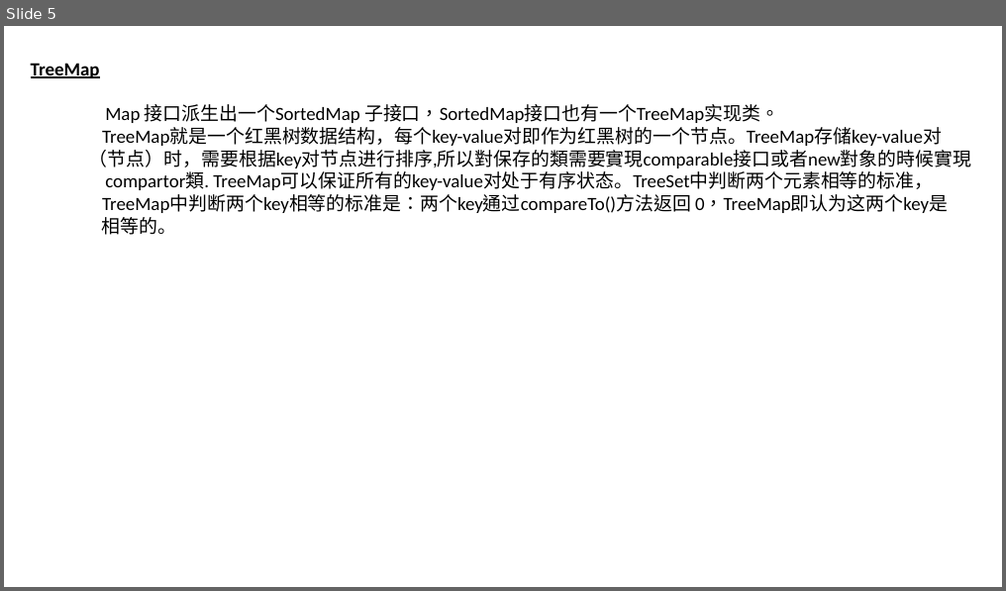
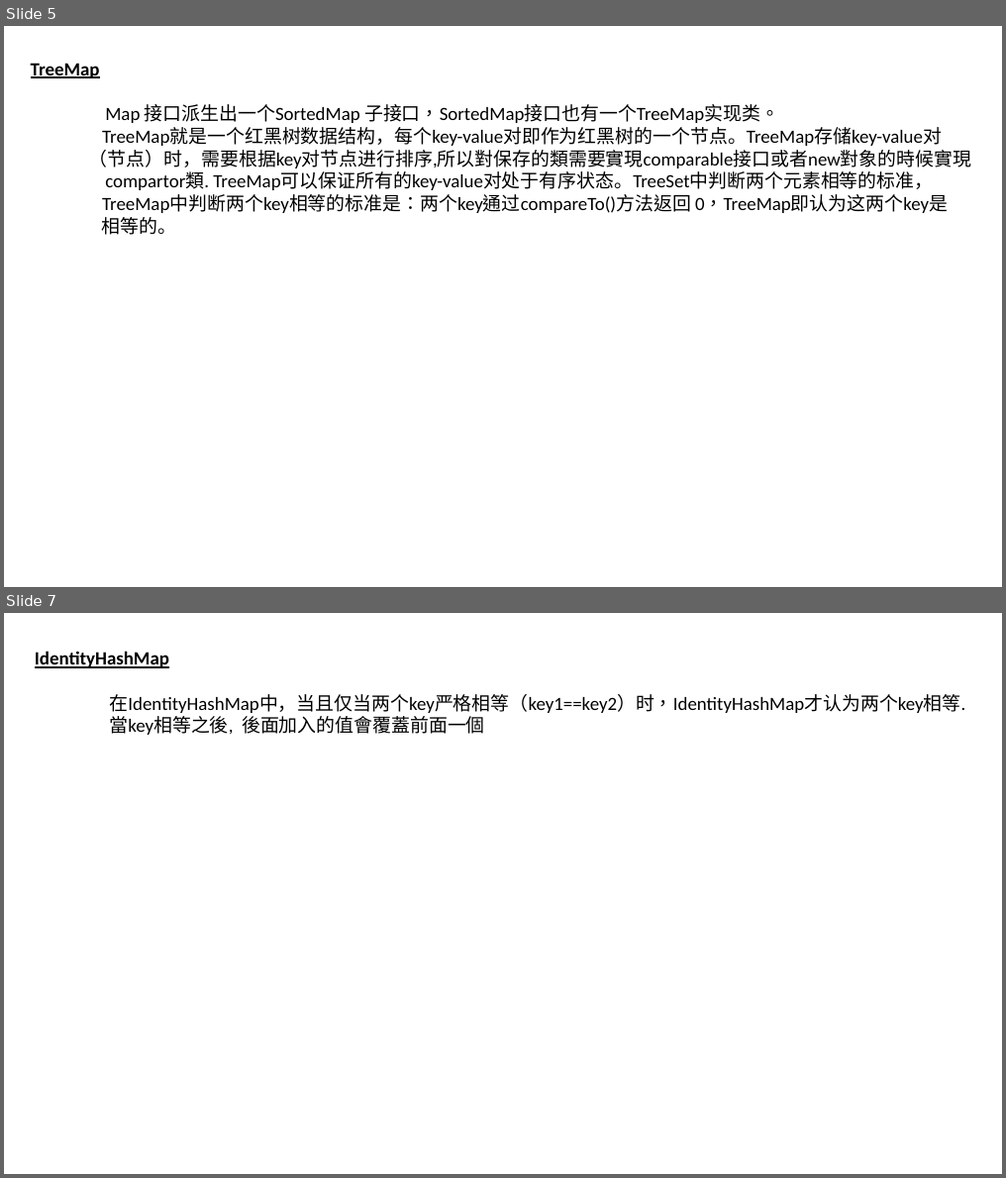
Before and after one commit to luchaojun/ChaojunStudy, a slide deck: JavaStudy/JavaStudyNote/Collection-Map/Java_Map.pptx. Shown one above the other, each under a label of ours: slide 5 before the commit, slides 5 and 7 after it; the slides between them are not shown. The pictures are 1006x591 and 1006x1178 pixels, drawn with LibreOffice and Linux fonts; fonts in the diff are those of the drawing. Boxes give left, top, right and bottom in pixels: in the first picture for what was removed or moved away, otherwise in the second. Text is boxed around its words. In the diff, an @@ line names an element or a change of style, - is before the commit and + after.

Commit message:
Add the IdentityHashMap into pptx

```diff
--- a/JavaStudy/JavaStudyNote/Collection-Map/Java_Map.pptx
+++ b/JavaStudy/JavaStudyNote/Collection-Map/Java_Map.pptx
@@ slide 7 added at (4, 613, 1002, 1174), background #FFFFFF @@
@@ text added at (35, 651, 966, 735), 18 pt, text #000000 @@
+IdentityHashMap
+在IdentityHashMap中，当且仅当两个key严格相等（key1==key2）时，IdentityHashMap才认为两个key相等.
+當key相等之後, 後面加入的值會覆蓋前面一個
```
Also in this commit, not shown: 1 other slide added, 1 slide removed.
